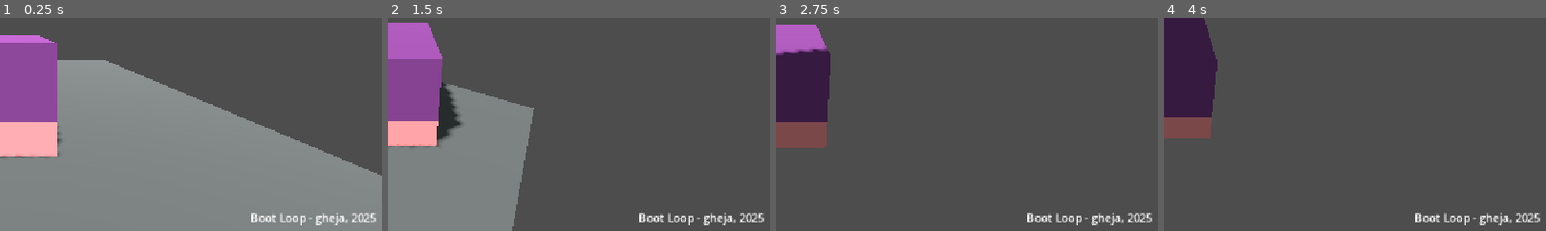
Above: before the commit, frames 1-4 (left to right).
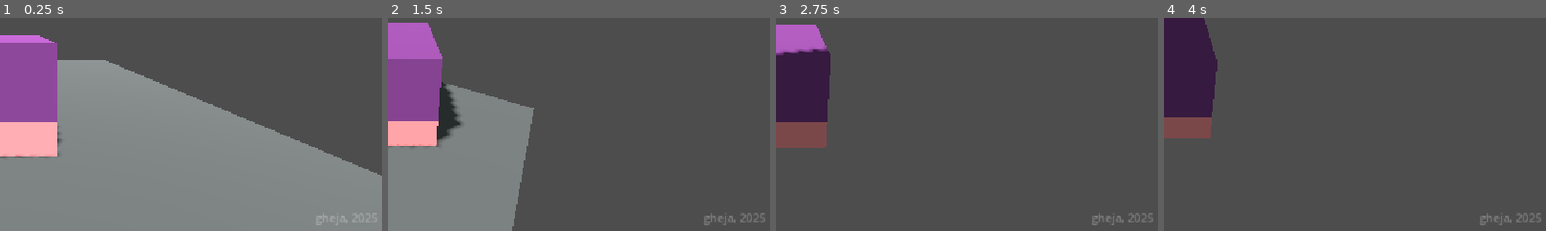
Above: after the commit, the same moments.

Repository: gheja/bot-loop
Game: Godot game, scene res://scenes/main_scene.tscn
Two runs of this game, one before a commit and one after it. Both use one fixed random seed, a clock stepped at 60 frames per second and the inputs below.
Inputs (mouse positions are % of the whole screen's width and height, from its top left):
- Up to frame 1 (0.25 s): no input
- Up to frame 2 (1.5 s): tap Enter at 0.5 s; move the mouse to (55, 49) at 0.52 s; hold W (move_up) from 0.53 s (still down); move the mouse to (45, 50) at 1.27 s
- Up to frame 3 (2.75 s): keep holding W (move_up); move the mouse to (52, 48) at 2.02 s
- Up to frame 4 (4 s): keep holding W (move_up); tap Space at 2.75 s; move the mouse to (49, 51) at 2.77 s; move the mouse to (57, 51) at 3.52 s
The pictures show only the part of the screen within x 50-100%, y 50-100%; the shares and areas given below are measured in that part.

The runs differ from the first frame. In frame 1, 0.7% of the frame differs, in the area x 65-99%, y 91-98%; in frame 2, 0.7%; in frame 3, 0.7%; in frame 4, 0.7%.

Commit message:
Updated UI credit

Diff:
--- a/src/scenes/main_interface.tscn
+++ b/src/scenes/main_interface.tscn
@@ -15,10 +15,11 @@
 theme_override_constants/margin_bottom = 8
 
 [node name="Label" type="Label" parent="MarginContainer"]
+modulate = Color(1, 1, 1, 0.313726)
 layout_mode = 2
 size_flags_horizontal = 8
 size_flags_vertical = 8
-text = "Boot Loop - gheja, 2025"
+text = "gheja, 2025"
 horizontal_alignment = 2
 vertical_alignment = 2
 
